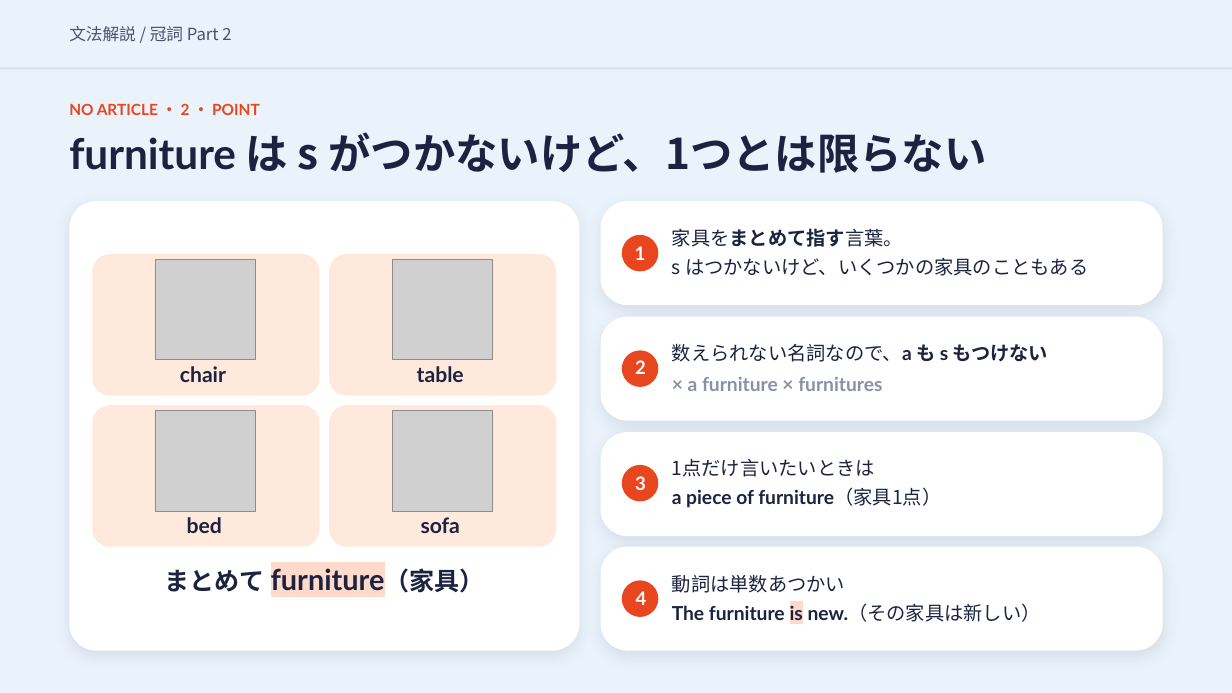
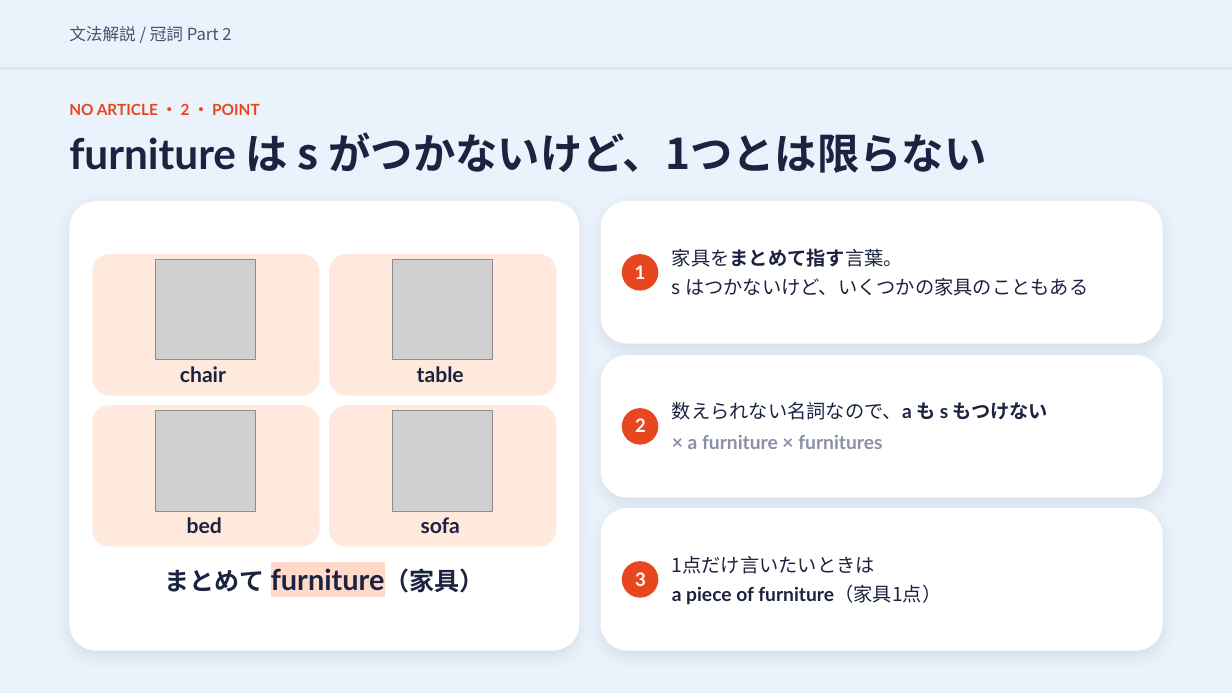
Before and after one commit to hinakajisaki-dev/hina-english, a slide deck: slide 22 of matome/articles-2/articles-2-slides.pptx. Drawn at 1232x693 pixels with LibreOffice and Linux fonts; fonts in the diff are those of the drawing; grey boxes stand for pictures. Boxes give left, top, right and bottom in pixels: in the first picture for what was removed or moved away, otherwise in the second. Text is boxed around its words. In the diff, an @@ line names an element or a change of style, - is before the commit and + after.

```diff
--- a/matome/articles-2/articles-2-slides.pptx
+++ b/matome/articles-2/articles-2-slides.pptx
@@ rounded rectangle: place and size @@
-rounded rectangle at [601, 201, 1163, 305]
+rounded rectangle at [601, 201, 1163, 344]
@@ 3 texts, 1 ellipse: place and size @@
-3 texts, 1 ellipse at [622, 228, 1088, 276]
+3 texts, 1 ellipse at [622, 248, 1088, 296]
@@ rounded rectangle: place and size @@
-rounded rectangle at [601, 317, 1163, 421]
+rounded rectangle at [601, 355, 1163, 497]
@@ 2 texts, 1 ellipse: place and size @@
-2 texts, 1 ellipse at [622, 350, 882, 391]
+2 texts, 1 ellipse at [622, 409, 882, 449]
@@ text "数えられない名詞なので、a も s もつけない": place and size @@
-text "数えられない名詞なので、a も s もつけない" at [672, 343, 1048, 362]
+text "数えられない名詞なので、a も s もつけない" at [672, 401, 1048, 420]
@@ proportions changed in 3 elements at [601, 201, 1163, 344], [601, 355, 1163, 497], [601, 508, 1163, 651] @@
@@ rounded rectangle: place and size @@
-rounded rectangle at [601, 433, 1163, 536]
+rounded rectangle at [601, 508, 1163, 651]
@@ rounded rectangle removed at [601, 547, 1163, 651] @@
@@ 3 texts, 1 ellipse: place and size @@
-3 texts, 1 ellipse at [622, 459, 941, 508]
+3 texts, 1 ellipse at [622, 556, 941, 605]
@@ ellipse removed at [622, 580, 659, 617] @@
@@ text removed at [636, 591, 647, 605] @@
-4
@@ text removed at [672, 574, 845, 593] @@
-動詞は単数あつかい
@@ text removed at [672, 603, 1041, 622] @@
-The furniture is new.（その家具は新しい）
```
Also in this commit, not shown: 2 other files.
